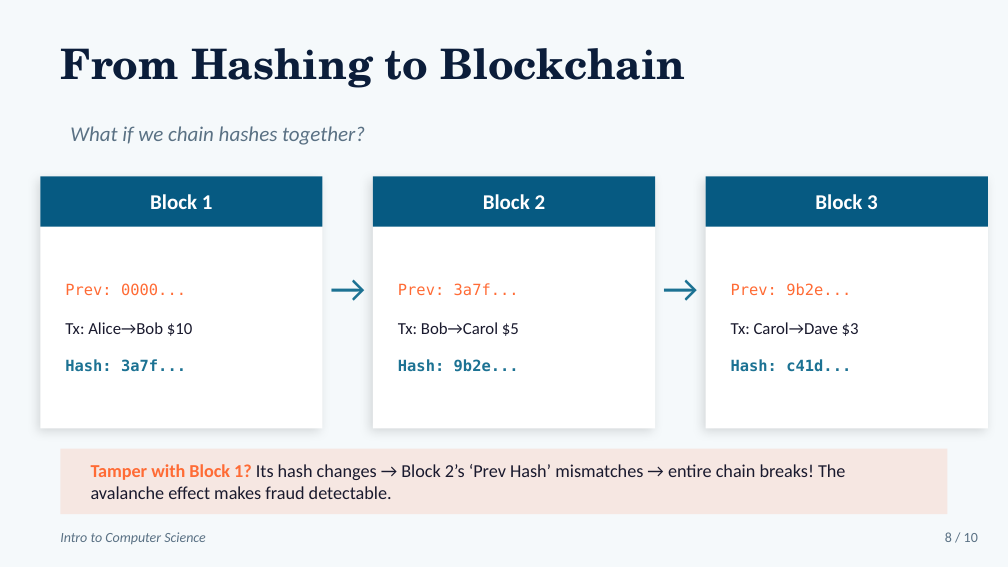
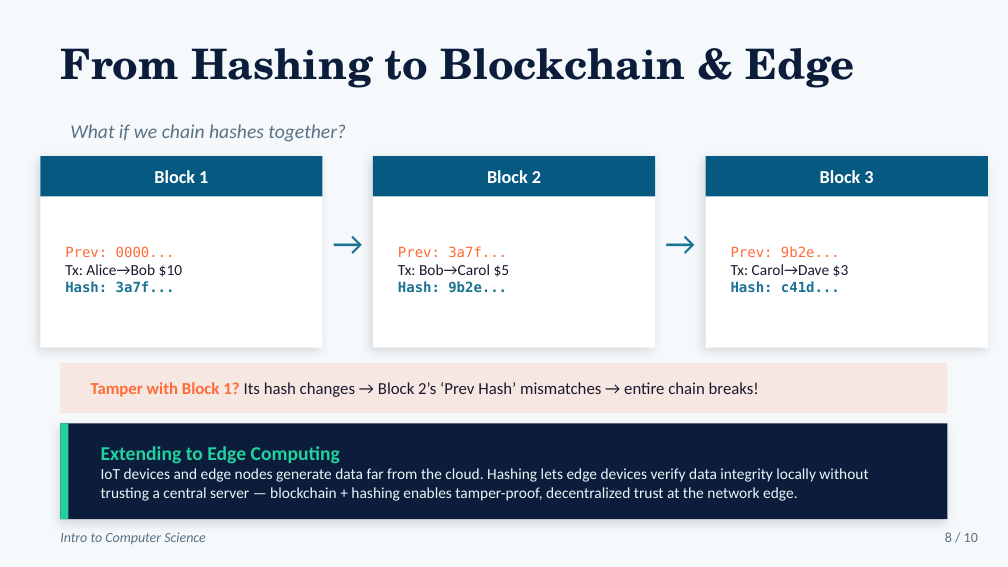
Before and after one commit to zjr506/ppttest, a slide deck: slide 8 of Hashing_Teaching_Demo.pptx. Drawn at 1008x567 pixels with LibreOffice and Linux fonts; fonts in the diff are those of the drawing. Boxes give left, top, right and bottom in pixels: in the first picture for what was removed or moved away, otherwise in the second. Text is boxed around its words. In the diff, an @@ line names an element or a change of style, - is before the commit and + after.

```diff
--- a/Hashing_Teaching_Demo.pptx
+++ b/Hashing_Teaching_Demo.pptx
@@ text at [60,48,855,88]: text changed @@
-From Hashing to Blockchain
+From Hashing to Blockchain & Edge
@@ text "What if we chain hashes ..." at [70,124,346,142]: size 15 to 14 pt @@
@@ text "Block 1": place and size @@
-text "Block 1" at [150,194,213,209]
+text "Block 1" at [154,170,208,183]
@@ rectangle: place and size @@
-rectangle at [40,176,323,227]
+rectangle at [40,156,323,197]
@@ rectangle: place and size @@
-rectangle at [40,176,323,428]
+rectangle at [40,156,323,348]
@@ size 15 to 13 pt in 3 elements at [154,170,208,183], [820,170,873,183], [487,170,541,183] @@
@@ text "Block 2": place and size @@
-text "Block 2" at [483,194,546,209]
+text "Block 2" at [487,170,541,183]
@@ rectangle: place and size @@
-rectangle at [373,176,655,227]
+rectangle at [373,156,655,197]
@@ rectangle: place and size @@
-rectangle at [373,176,655,428]
+rectangle at [373,156,655,348]
@@ text "Block 3": place and size @@
-text "Block 3" at [815,194,878,209]
+text "Block 3" at [820,170,873,183]
@@ rectangle: place and size @@
-rectangle at [706,176,988,227]
+rectangle at [706,156,988,197]
@@ rectangle: place and size @@
-rectangle at [706,176,988,428]
+rectangle at [706,156,988,348]
@@ text "Prev: 0000...": place and size @@
-text "Prev: 0000..." at [65,283,193,372]
+text "Prev: 0000..." at [65,246,182,292]
@@ text "Prev: 0000..." at [65,246,182,292]: size 11 to 10 pt in "Prev: 0000...", "Hash: 3a7f..."; size 12 to 11 pt in "Tx: Alice→Bob $10" @@
@@ text "Prev: 3a7f...": place and size @@
-text "Prev: 3a7f..." at [398,283,519,372]
+text "Prev: 3a7f..." at [398,246,510,293]
@@ text "Prev: 3a7f..." at [398,246,510,293]: size 11 to 10 pt in "Prev: 3a7f...", "Hash: 9b2e..."; size 12 to 11 pt in "Tx: Bob→Carol $5" @@
@@ text "Prev: 9b2e...": place and size @@
-text "Prev: 9b2e..." at [731,283,859,372]
+text "Prev: 9b2e..." at [731,246,849,293]
@@ text "Prev: 9b2e..." at [731,246,849,293]: size 11 to 10 pt in "Prev: 9b2e...", "Hash: c41d..."; size 12 to 11 pt in "Tx: Carol→Dave $3" @@
@@ text "→": place and size @@
-text "→" at [318,262,378,312]
+text "→" at [318,217,378,267]
@@ text "→" at [318,217,378,267]: size 28 to 24 pt @@
@@ text "→": place and size @@
-text "→" at [650,262,711,312]
+text "→" at [650,217,711,267]
@@ text "→" at [650,217,711,267]: size 28 to 24 pt @@
@@ rectangle: place and size @@
-rectangle at [60,449,948,514]
+rectangle at [60,363,948,413]
@@ text at [91,382,759,397]: text changed; size 13 to 12 pt @@
-Tamper with Block 1? Its hash changes → Block 2’s ‘Prev Hash’ mismatches → entire chain breaks! The avalanche effect makes fraud detectable.
+Tamper with Block 1? Its hash changes → Block 2’s ‘Prev Hash’ mismatches → entire chain breaks!
@@ rectangle added at [60,423,948,519], fill #0B1D3A @@
@@ rectangle added at [60,423,69,519], fill #21D19F @@
@@ text added at [101,446,868,501], 11 pt, text #EAF4F8 @@
+Extending to Edge Computing
+IoT devices and edge nodes generate data far from the cloud. Hashing lets edge devices verify data integrity locally without trusting a central server — blockchain + hashing enables tamper-proof, decentralized trust at the network edge.
```
Also in this commit, not shown: 2 other files.
